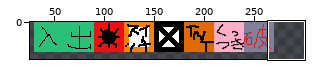
A sprite sheet gets an edit: SirensMoon/resource/MapData/tile_icon.png. The picture above shows the old version from afar; the outline marks the close-up.
Close-up. Earlier state:
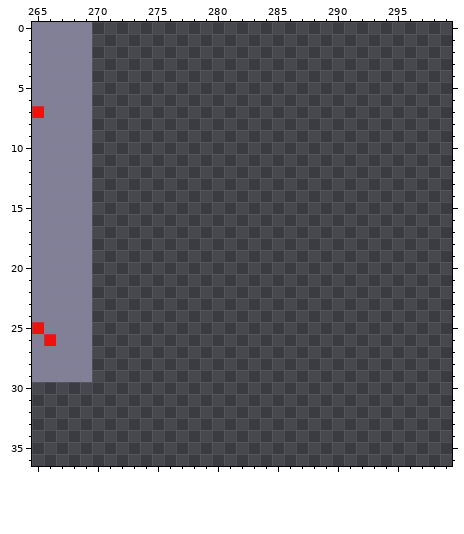
The file is 300x150 pixels. Colours within 5 levels of each other are drawn and written as one. Shown: x 265..299, y 0..36. The wide view leaves out empty margins.
New version:
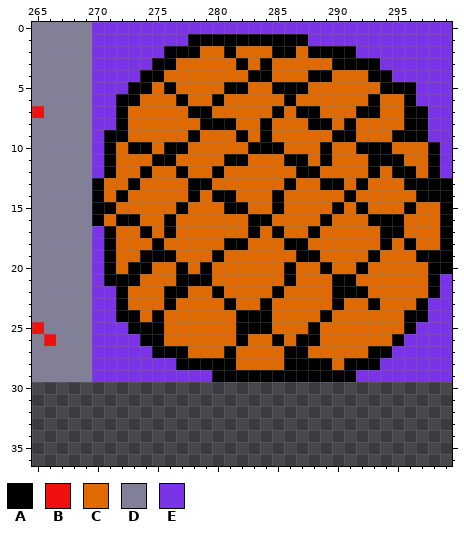
Palette (. is transparent): A #000000  B #f01010  C #e06900  D #827f99  E #7b33e7
The edit:
y 0: x 270..299 .............................. -> EEEEEEEEEEEEEEEEEEEEEEEEEEEEEE
y 1: x 270..299 .............................. -> EEEEEEEEAAAAAAAAAAEEEEEEEEEEEE
y 2: x 270..299 .............................. -> EEEEEEAAACCACCCAACAAAAEEEEEEEE
y 3: x 270..299 .............................. -> EEEEEAACCCCCACACCCCCAAAAEEEEEE
y 4: x 270..299 .............................. -> EEEEAACCCCCCCAACCCAACCCAAEEEEE
y 5: x 270..299 .............................. -> EEEAACACCCCAACCAAACCCCCCAAAEEE
y 6: x 270..299 .............................. -> EEAACCCACCACCCCCACCCCCCACCAEEE
y 7: x 270..299 .............................. -> EEACCCCCAACCCCCACAACCCAACCAAEE
y 8: x 270..299 .............................. -> EEACCCCCCAAACCACCCAACACCCCAAEE
y 9: x 270..299 .............................. -> EAACCCCCACCCACACCCCCAACCCAAAEE
y 10: x 270..299 .............................. -> EACAACAACCCCCAAACCCACCAAACCCAE
y 11: x 270..299 .............................. -> EACCCAACCCCAACCCAACACCCAAACCAE
y 12: x 270..299 .............................. -> EACCACCACCACCCCCCAACCCCACAACAE
y 13: x 270..299 .............................. -> ACCACCCCAACCCCCCACCAACACCCAAAA
y 14: x 270..299 .............................. -> ACACCCCCACAACCCACCCCCACCCCCAAA
y 15: x 270..299 .............................. -> AACCCCCACCCAACCACCCCACACCCACCA
y 16: x 270..299 .............................. -> ACAACCACCCCCCAACCCCACCCAAACCCA
y 17: x 270..299 .............................. -> EACCACACCCCCCACACCACCCCCAACCCA
y 18: x 270..299 .............................. -> EACCCACCCCCAACCCAACCCCCCACACCA
y 19: x 270..299 .............................. -> EACCAAACCCACCCCCCAACCCCACCCAAA
y 20: x 270..299 .............................. -> EACAACCACACCCCCCACCACCACCCCCAA
y 21: x 270..299 .............................. -> EAAACCCAAACCCCCCACCCAACCCCCCAE
y 22: x 270..299 .............................. -> EEACCCAACCACCCCACCCCAAACCCCCAE
y 23: x 270..299 .............................. -> EEACCCACCCCACCACCCCCACCACCCAEE
y 24: x 270..299 .............................. -> EEAACACCCCCCAAACCCCACCCCCCAAEE
y 25: x 270..299 .............................. -> EEEAAACCCCCCAAACCCACCCCCCCAEEE
y 26: x 270..299 .............................. -> EEEEAACCCCCCACCACAACCCCCCAEEEE
y 27: x 270..299 .............................. -> EEEEEAAACCCACCCCAACCCCCAAEEEEE
y 28: x 270..299 .............................. -> EEEEEEEAAAAACCCCAAAACAAAEEEEEE
y 29: x 270..299 .............................. -> EEEEEEEEEEAAAAAAAAAAAAEEEEEEEE
Changed places in both close-ups, as pixel boxes (x1, y1, x2, y2):
added: (92, 22, 452, 382)
